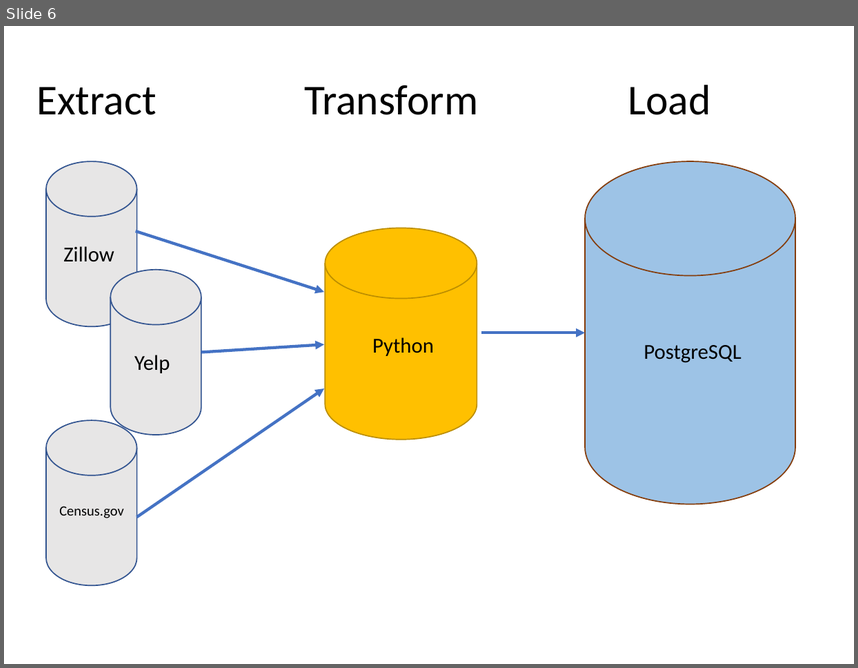
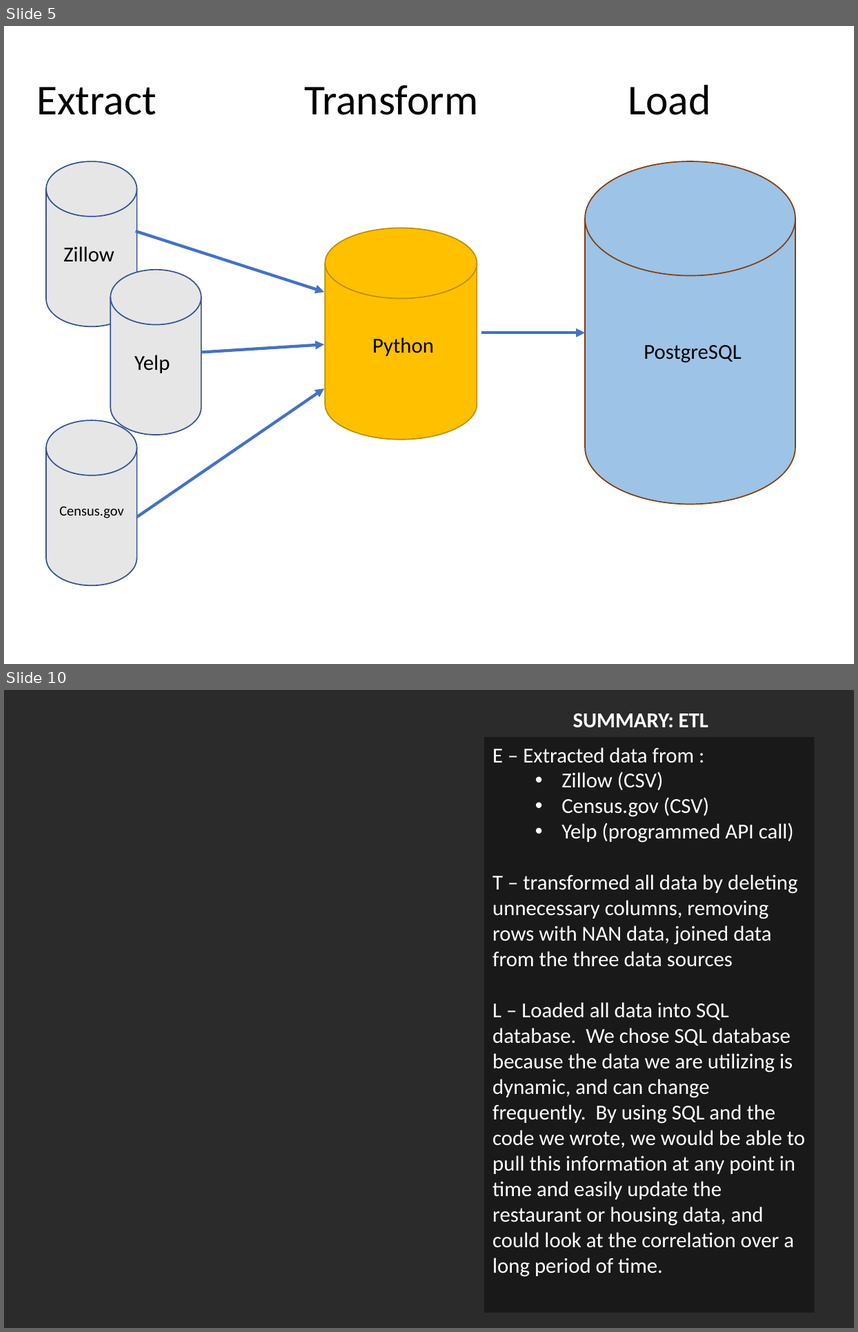
Before and after one commit to abrahambenaim/ETL-Project, a slide deck: ETL Project - CHAMPS.pptx. Shown one above the other, each under a label of ours: slide 6 before the commit, slides 5 and 10 after it; the slides between them are not shown. The pictures are 858x668 and 858x1332 pixels, drawn with LibreOffice and Linux fonts; fonts in the diff are those of the drawing; background and template pictures are left out; a plain dark background stands for a picture behind light text. Boxes give left, top, right and bottom in pixels: in the first picture for what was removed or moved away, otherwise in the second. Text is boxed around its words. In the diff, an @@ line names an element or a change of style, - is before the commit and + after.

```diff
--- a/ETL Project - CHAMPS.pptx
+++ b/ETL Project - CHAMPS.pptx
@@ slide 10 added at (4, 690, 854, 1328), background picture (left out) @@
@@ text added at (573, 713, 708, 728), 18 pt, text #FFFFFF, bold @@
+SUMMARY: ETL
@@ rectangle added at (484, 737, 814, 1312), fill #000000 at 40% opacity, 18 pt, text #FFFFFF @@
+E – Extracted data from :
+  • Zillow (CSV)
+  • Census.gov (CSV)
+  • Yelp (programmed API call)
+T – transformed all data by deleting unnecessary columns, removing rows with NAN data, joined data from the three data sources
+L – Loaded all data into SQL database. We chose SQL database because the data we are utilizing is dynamic, and can change frequently. By using SQL and the code we wrote, we would be able to pull this information at any point in time and easily update the restaurant or housing data, and could look at the correlation over a long period of time.
@@ what was slide 6 is now slide 5 @@
```
Also in this commit, not shown: 4 slides changed, 3 other slides added, 1 slide removed.
